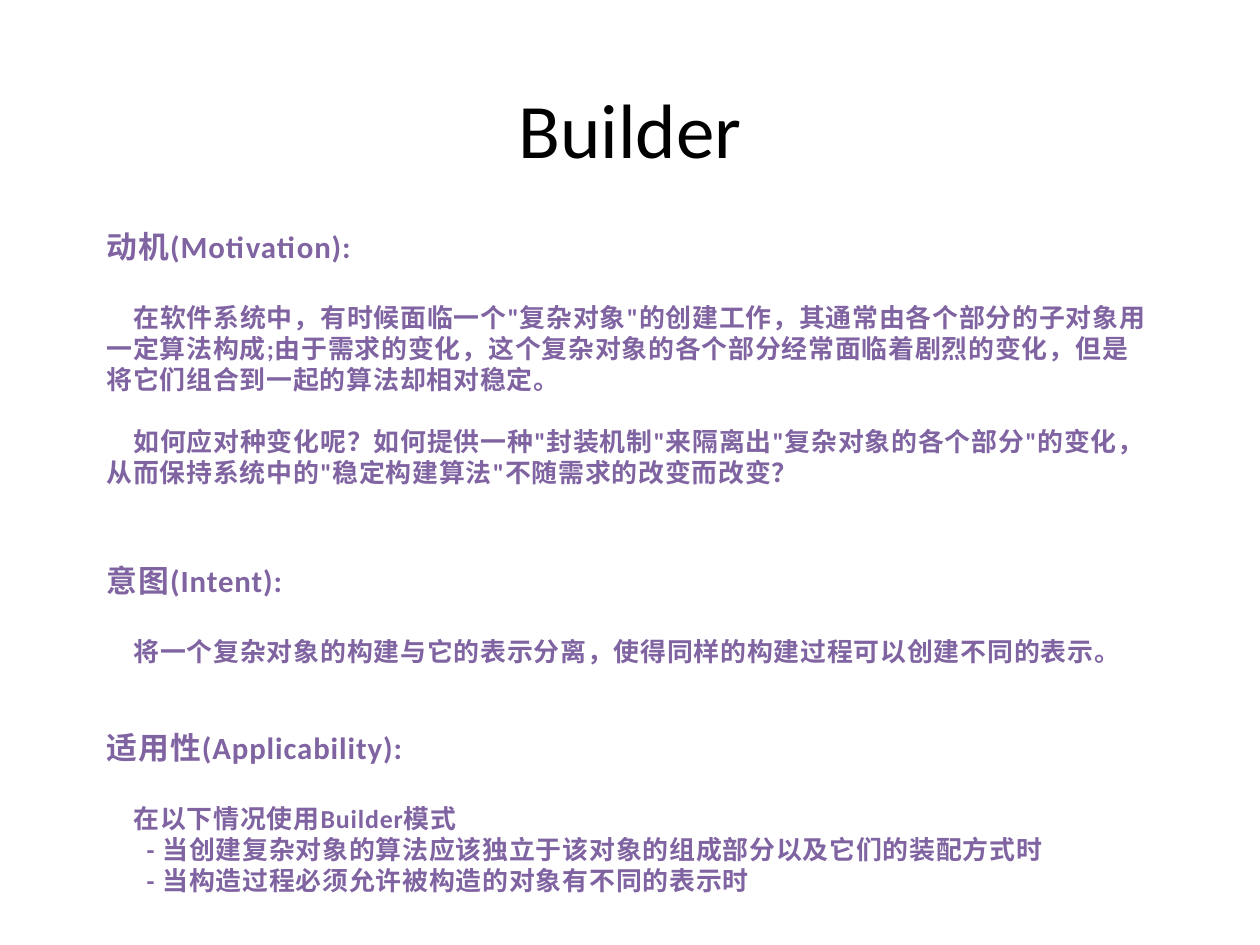
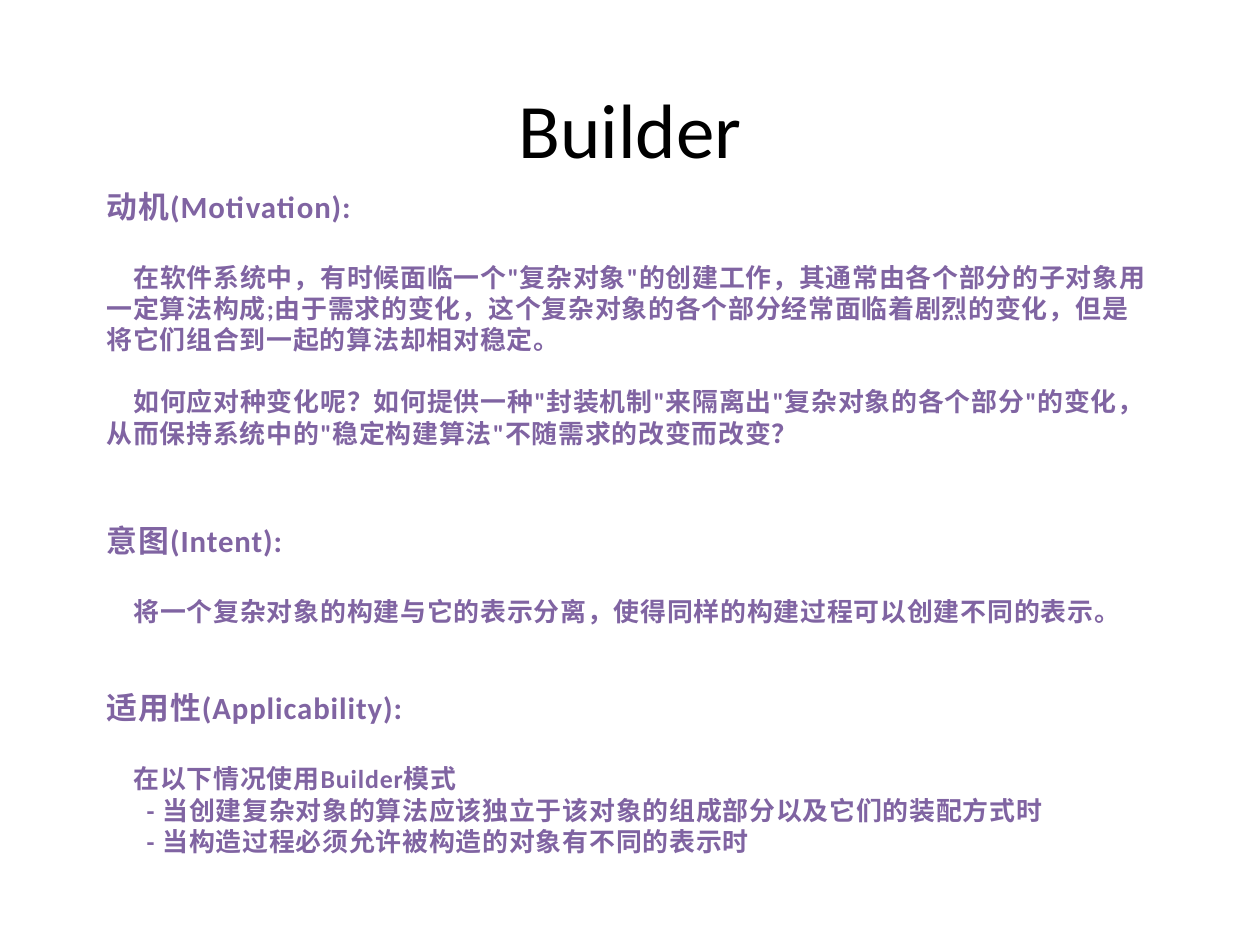
Before and after one commit to PlumpMath/DesignPattern-956, a slide deck: slide 13 of _Doc/DesignPattern.P2.Creational(Bulder).pptx (slide 12 before the commit). Drawn at 1260x945 pixels with LibreOffice and Linux fonts; fonts in the diff are those of the drawing. Boxes give left, top, right and bottom in pixels: in the first picture for what was removed or moved away, otherwise in the second. Text is boxed around its words. In the diff, an @@ line names an element or a change of style, - is before the commit and + after.

```diff
--- a/_Doc/DesignPattern.P2.Creational(Bulder).pptx
+++ b/_Doc/DesignPattern.P2.Creational(Bulder).pptx
@@ text "动机(Motivation):": place and size @@
-text "动机(Motivation):" at box(107, 232, 1146, 893)
+text "动机(Motivation):" at box(107, 192, 1146, 854)
```
Also in this commit, not shown: 6 other slides changed, 8 slides added, 5 slides removed, 30 other files.
